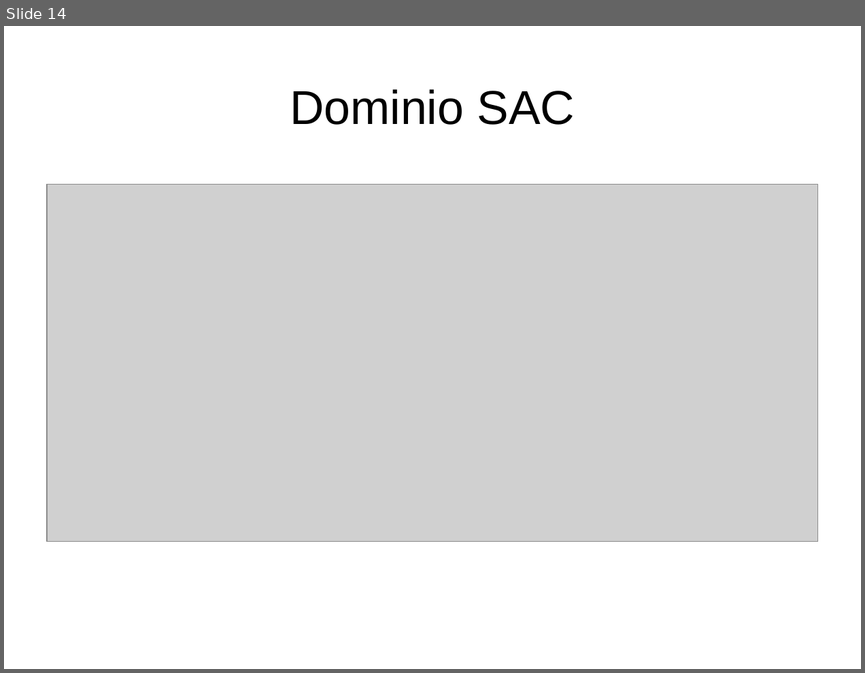
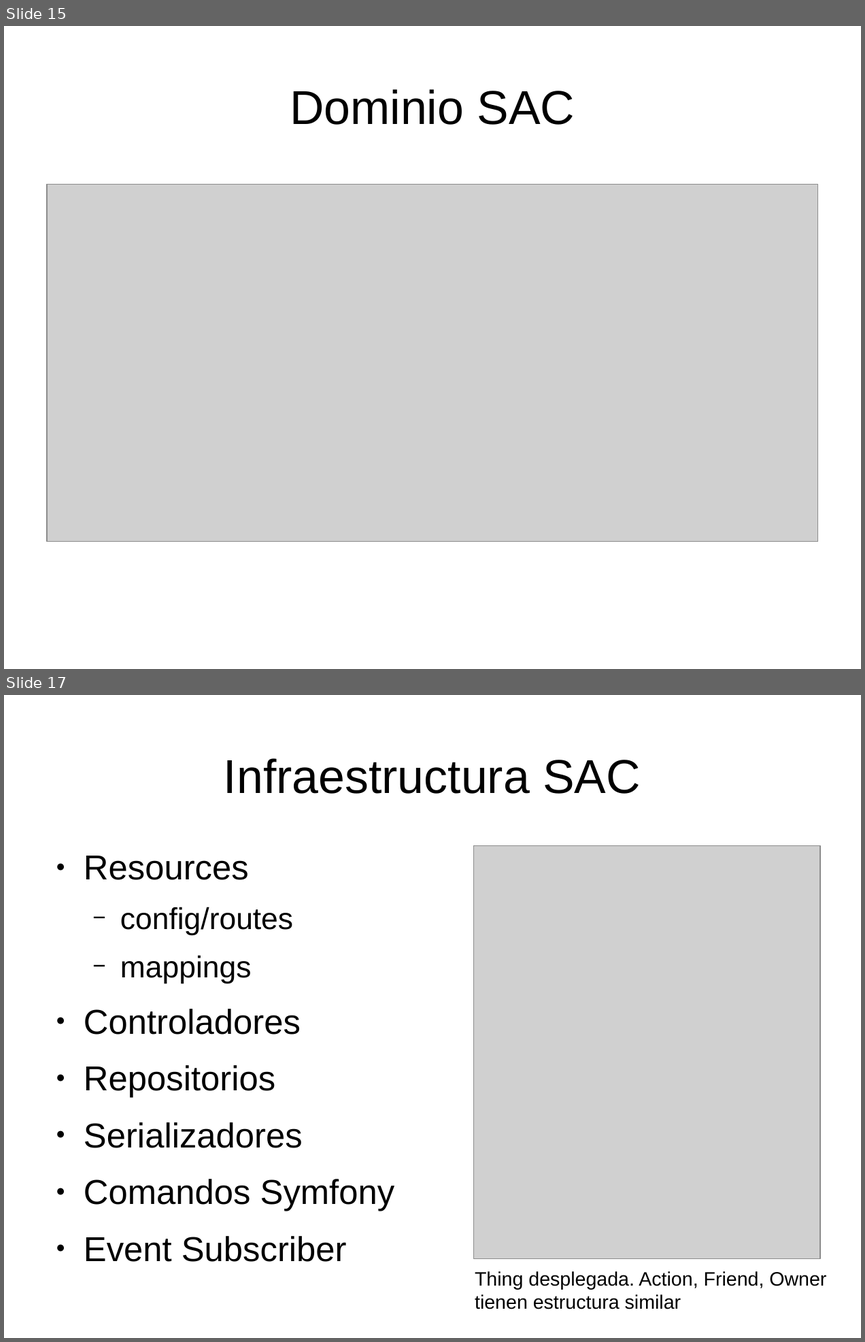
Before and after one commit to danielsalgadop/sac, a slide deck: docs/presentation/social_access_controller.odp. Shown one above the other, each under a label of ours: slide 14 before the commit, slides 15 and 17 after it; the slides between them are not shown. The pictures are 865x673 and 865x1342 pixels, drawn with LibreOffice and Linux fonts; fonts in the diff are those of the drawing; grey boxes stand for pictures. Boxes give left, top, right and bottom in pixels: in the first picture for what was removed or moved away, otherwise in the second. Text is boxed around its words. In the diff, an @@ line names an element or a change of style, - is before the commit and + after.

Commit message:
presentation

```diff
--- a/docs/presentation/social_access_controller.odp
+++ b/docs/presentation/social_access_controller.odp
@@ slide 17 added at box(4, 695, 861, 1338), background #FFFFFF @@
@@ title added at box(224, 758, 640, 794), 44 pt, text #000000 @@
+Infraestructura SAC
@@ text added at box(84, 855, 395, 1261), 32 pt, text #000000 @@
+● Resources
+  − config/routes
+  − mappings
+● Controladores
+● Repositorios
+● Serializadores
+● Comandos Symfony
+● Event Subscriber
@@ picture added at box(474, 845, 821, 1258) @@
@@ text added at box(475, 1271, 826, 1309), 18 pt, text #000000 @@
+Thing desplegada. Action, Friend, Owner tienen estructura similar
@@ what was slide 14 is now slide 15 @@
```
Also in this commit, not shown: 8 other slides added, 2 slides removed, 12 other files.
